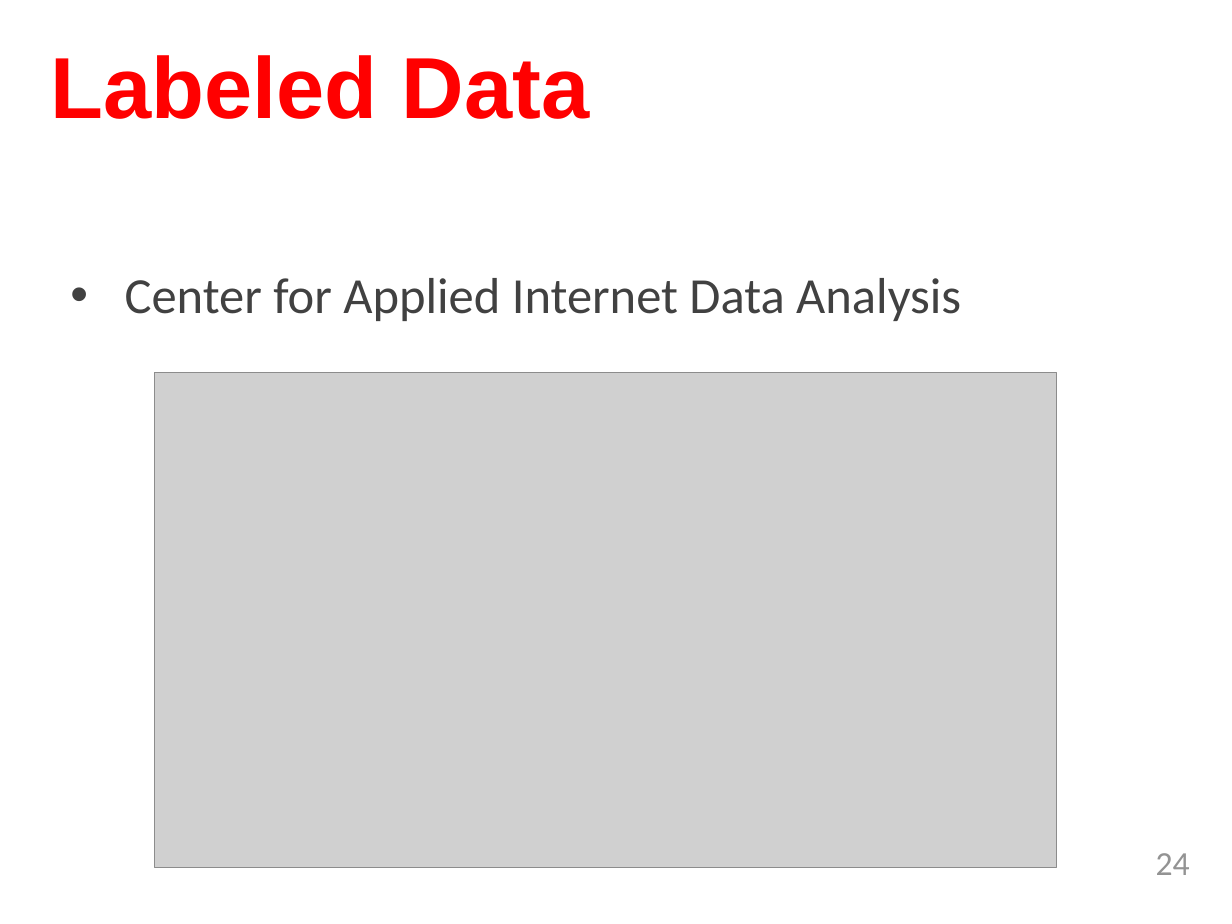
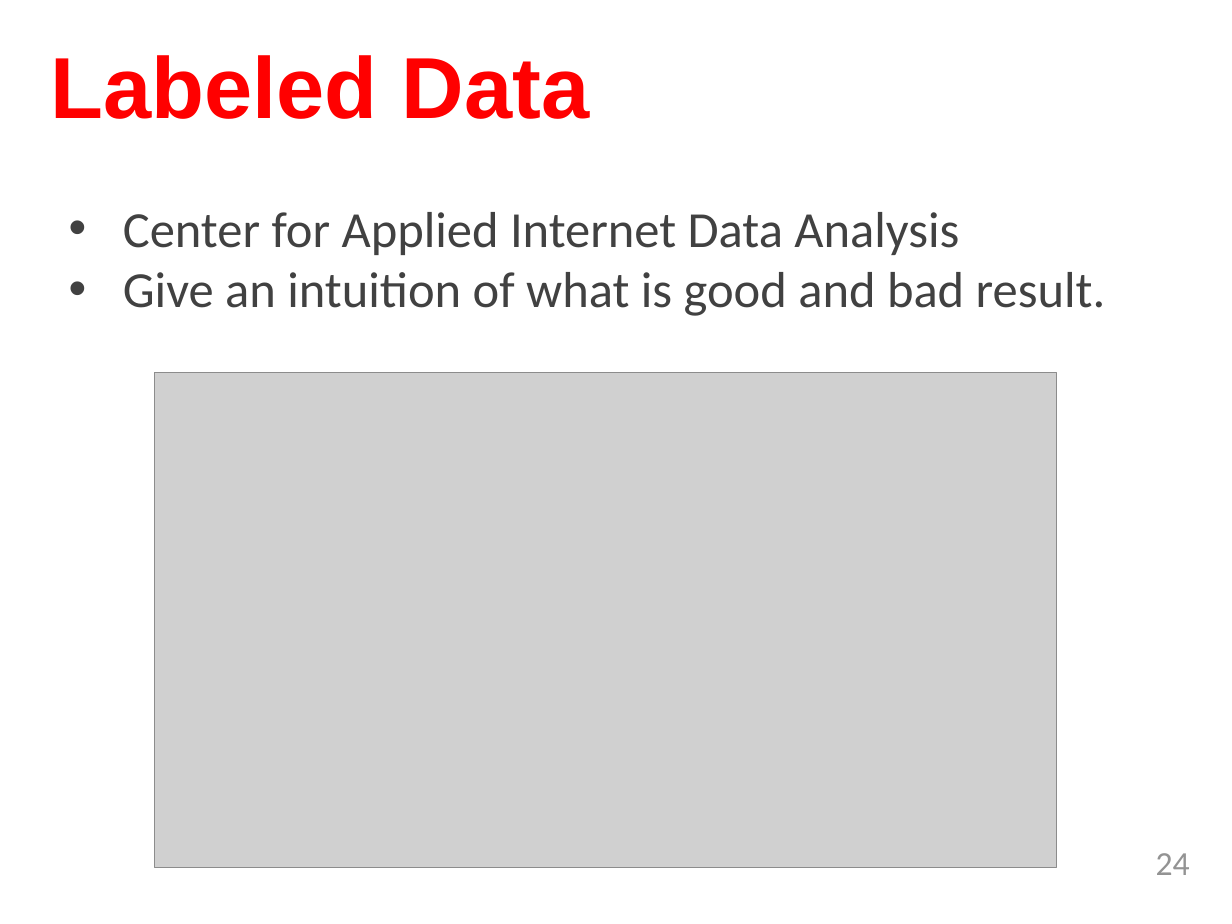
Before and after one commit to TejaKommineni/KnowNet, a slide deck: slide 24 of My Thesis/sample-thesis-0/Thesis_Defense.pptx. Drawn at 1232x924 pixels with LibreOffice and Linux fonts; fonts in the diff are those of the drawing; grey boxes stand for pictures; background and template pictures are left out. Boxes give left, top, right and bottom in pixels: in the first picture for what was removed or moved away, otherwise in the second. Text is boxed around its words. In the diff, an @@ line names an element or a change of style, - is before the commit and + after.

```diff
--- a/My Thesis/sample-thesis-0/Thesis_Defense.pptx
+++ b/My Thesis/sample-thesis-0/Thesis_Defense.pptx
@@ text "Center for Applied Internet Data ...": place and size @@
-text "Center for Applied Internet Data ..." at (125,278,961,321)
+text "Center for Applied Internet Data ..." at (123,212,1106,316)
@@ text at (123,272,1106,316): paragraph added @@
+• Give an intuition of what is good and bad result.
```
Also in this commit, not shown: 17 other slides changed, 28 other files.
